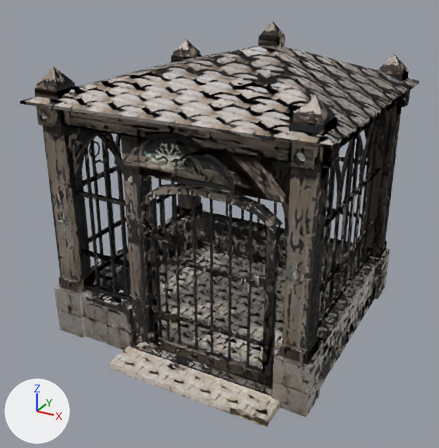
The glTF model godot/project/assets/forest_rescue/props/lf_cage_wood.glb as it was, and as the next commit left it.
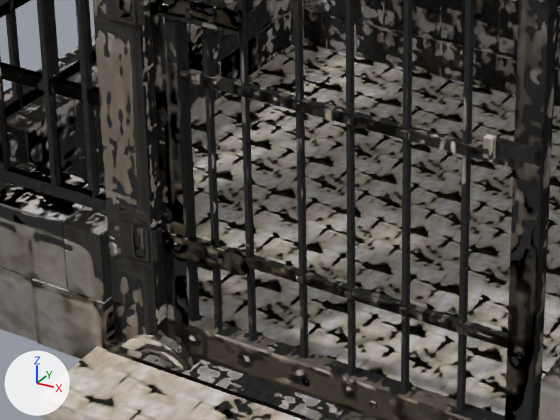
Each version is shown whole from a 50 mm lens placed at (3.55, -6.84, 4.71), pointed at (-0.02, -0.36, 1.47), then close up on the part from 22% to 64% of the width and 52% to 83% of the height. Arrows for +X, +Y and +Z are at lower left; the lights stay in place. The last two pictures show the newer version. Objects named as collision shapes, trigger or cutter boxes, shadow casters or lower levels of detail are left out. Where no turn or scale is listed for an object, it has been applied to the vertices.

In view in the first close-up: 'lf_cage_wood_LOD0', 'lf_cage_wood_door_pivot_LOD0', 'lf_cage_wood_latch_pivot_LOD0', 'lf_cage_wood_socket_amber_crystal_LOD0', 'lf_cage_wood_socket_bone_key_LOD0', 'lf_cage_wood_socket_bronze_seal_LOD0', 'lf_cage_wood_socket_stone_rune_LOD0'.
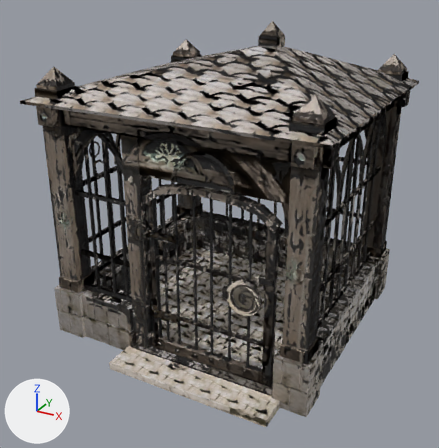
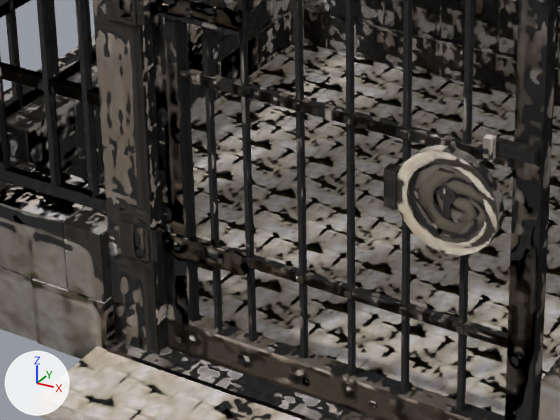
Where the change shows, as pixel boxes (x1, y1, x2, y2) in the close-ups (560 x 420 px):
'lf_cage_wood_socket_stone_rune_LOD0', moved
    before: (121, 334, 196, 370)
    after: (384, 145, 504, 256)
'lf_cage_wood_socket_bone_key_LOD0', moved (mostly hidden before)
    before: (149, 352, 162, 358)
    after: (418, 168, 479, 233)
'lf_cage_wood_socket_amber_crystal_LOD0', moved (mostly hidden before)
    before: (138, 330, 174, 364)
    after: (407, 142, 486, 257)
'lf_cage_wood_socket_bronze_seal_LOD0', moved (mostly hidden before)
    before: (134, 335, 182, 363)
    after: (408, 147, 486, 243)

Diff of the bpy script that builds the scene:
```diff
--- a/godot/project/assets/forest_rescue/props/lf_cage_wood.glb.py
+++ b/godot/project/assets/forest_rescue/props/lf_cage_wood.glb.py
@@ ob_lf_cage_wood_socket_amber_crystal_lod0 @@
 ob_lf_cage_wood_socket_amber_crystal_lod0 = bpy.data.objects.new('lf_cage_wood_socket_amber_crystal_LOD0', me_lf_cage_wood_socket_amber_crystal_lod0)
-ob_lf_cage_wood_socket_amber_crystal_lod0.location = (-0.38, -1.552, 0.0)
+ob_lf_cage_wood_socket_amber_crystal_lod0.location = (0.947, -1.521, 1.227)
@@ ob_lf_cage_wood_socket_bone_key_lod0 @@
 ob_lf_cage_wood_socket_bone_key_lod0 = bpy.data.objects.new('lf_cage_wood_socket_bone_key_LOD0', me_lf_cage_wood_socket_bone_key_lod0)
-ob_lf_cage_wood_socket_bone_key_lod0.location = (-0.38, -1.552, 0.0)
+ob_lf_cage_wood_socket_bone_key_lod0.location = (0.947, -1.521, 1.227)
@@ ob_lf_cage_wood_socket_bronze_seal_lod0 @@
 ob_lf_cage_wood_socket_bronze_seal_lod0 = bpy.data.objects.new('lf_cage_wood_socket_bronze_seal_LOD0', me_lf_cage_wood_socket_bronze_seal_lod0)
-ob_lf_cage_wood_socket_bronze_seal_lod0.location = (-0.38, -1.552, 0.0)
+ob_lf_cage_wood_socket_bronze_seal_lod0.location = (0.947, -1.521, 1.227)
@@ ob_lf_cage_wood_socket_stone_rune_lod0 @@
 ob_lf_cage_wood_socket_stone_rune_lod0 = bpy.data.objects.new('lf_cage_wood_socket_stone_rune_LOD0', me_lf_cage_wood_socket_stone_rune_lod0)
-ob_lf_cage_wood_socket_stone_rune_lod0.location = (-0.38, -1.552, 0.0)
+ob_lf_cage_wood_socket_stone_rune_lod0.location = (0.947, -1.521, 1.227)
```
